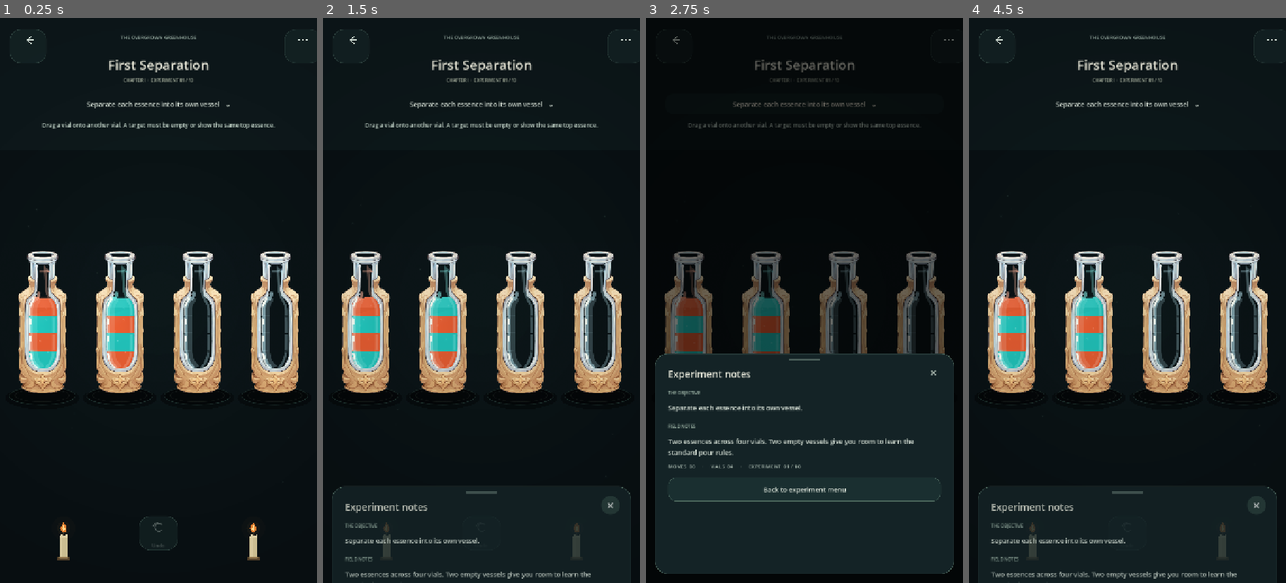
Above: before the commit, frames 1-4 (left to right).
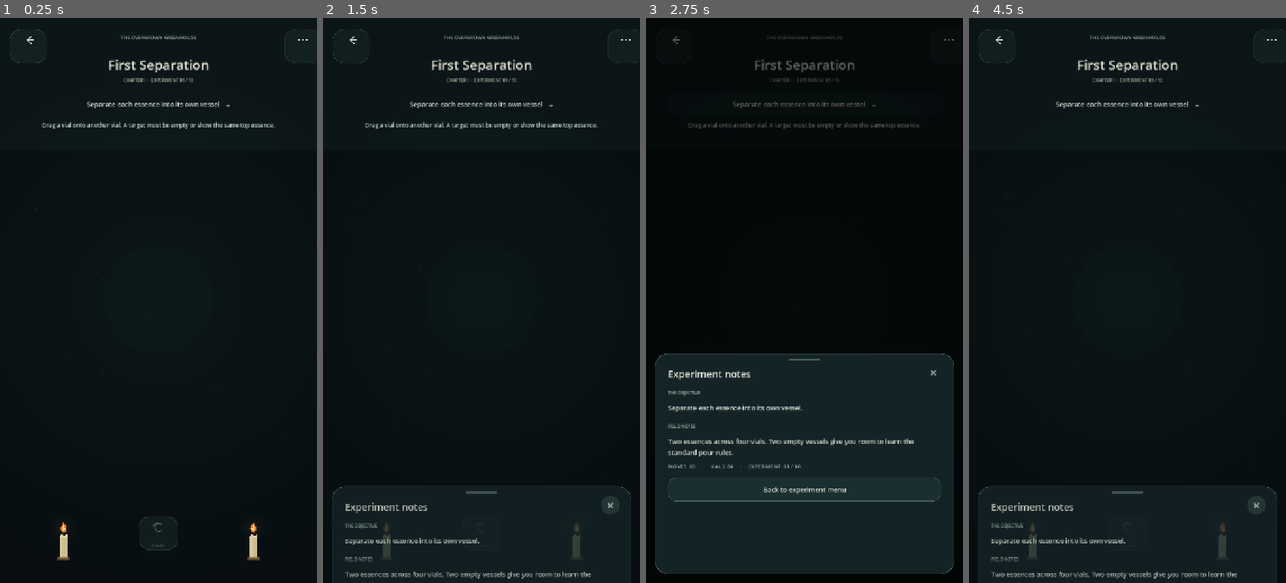
Above: after the commit, the same moments.

Repository: Kryodo/spell-sort-game
Game: Godot game, scene res://scenes/dark_sorting_slots_prototype.tscn
Same seed, same stepped clock (60 frames per second), same inputs: the game is played once before the commit and once after it. This scene is started directly instead of the project's main scene.
Inputs:
- Up to frame 1 (0.25 s): no input
- Up to frame 2 (1.5 s): click "Separate each essence into it…" at 0.5 s; click "×" at 1.25 s
- Up to frame 3 (2.75 s): click "Separate each essence into it…" at 2 s
- Up to frame 4 (4.5 s): click "×" at 2.75 s; click "Separate each essence into it…" at 3.5 s; click "×" at 4.25 s

The runs differ from the first frame. In frame 1, 11% of the frame differs, in the area x 2-98%, y 41-69%; in frame 2, 11%; in frame 3, 6.9%; in frame 4, 11%.
Error after the commit: Parse Error: The function signature doesn't match the parent. Parent signature is "_draw_liquid_band(Rect2, float, float, Color, bool, bool) -> void". (res://s…

Commit message:
Add gently waving essence layer boundaries

Diff:
--- a/scripts/asset_fantasy_alchemy_bottle.gd
+++ b/scripts/asset_fantasy_alchemy_bottle.gd
@@ -580,7 +580,8 @@
 			bottom_ratio,
 			liquid_color,
 			layer_index == visible_layers - 1,
-			layer_index == 0
+			layer_index == 0,
+			layer_index
 		)
 
 	_draw_window_bubbles(rect, visible_layers)
@@ -592,7 +593,8 @@
 	bottom_ratio: float,
 	liquid_color: Color,
 	is_surface: bool,
-	is_bottom: bool
+	is_bottom: bool,
+	layer_index: int
 ) -> void:
 	var bottom_y: float = rect.position.y + rect.size.y * bottom_ratio
 	if not is_bottom:
@@ -601,25 +603,40 @@
 	if bottom_y - top_y <= 1.2:
 		return
 
-	# A deeper buffer lets the meniscus move naturally without being clipped
-	# against the static body when the vial tilts or sloshes during pickup.
+	# Keep the moving top meniscus on its existing, stable body buffer.
+	# Internal colour interfaces use their own shared, gently rolling curves.
 	var body_top_y: float = top_y + SURFACE_CAP_DEPTH if is_surface else top_y
 	body_top_y = minf(body_top_y, bottom_y - 1.0)
 
 	var body_top_edge := PackedVector2Array()
-	for sample_index in range(LIQUID_SURFACE_SAMPLES + 1):
-		var t: float = float(sample_index) / float(LIQUID_SURFACE_SAMPLES)
-		var body_ratio: float = clampf(
-			(body_top_y - rect.position.y) / rect.size.y,
-			_window_top_ratio,
-			_window_bottom_ratio
-		)
-		var bounds := _window_bounds_at(body_ratio)
-		var left_x: float = rect.position.x + rect.size.x * bounds.x + LIQUID_WALL_INSET
-		var right_x: float = rect.position.x + rect.size.x * bounds.y - LIQUID_WALL_INSET
-		body_top_edge.append(Vector2(lerpf(left_x, right_x, t), body_top_y))
-
-	if body_top_edge.size() < 2:
+	if is_surface:
+		for sample_index in range(LIQUID_SURFACE_SAMPLES + 1):
+			var t: float = float(sample_index) / float(LIQUID_SURFACE_SAMPLES)
+			var bounds := _window_bounds_at(clampf(
+				(body_top_y - rect.position.y) / rect.size.y,
+				_window_top_ratio,
+				_window_bottom_ratio
+			))
+			var left_x: float = rect.position.x + rect.size.x * bounds.x + LIQUID_WALL_INSET
+			var right_x: float = rect.position.x + rect.size.x * bounds.y - LIQUID_WALL_INSET
+			body_top_edge.append(Vector2(lerpf(left_x, right_x, t), body_top_y))
+	else:
+		body_top_edge = _build_layer_boundary_edge(rect, top_ratio, layer_index + 1)
+
+	var body_bottom_edge := PackedVector2Array()
+	if is_bottom:
+		var bottom_bounds := _window_bounds_at(bottom_ratio)
+		var bottom_left_x: float = rect.position.x + rect.size.x * bottom_bounds.x + LIQUID_WALL_INSET
+		var bottom_right_x: float = rect.position.x + rect.size.x * bottom_bounds.y - LIQUID_WALL_INSET
+		for sample_index in range(LIQUID_SURFACE_SAMPLES + 1):
+			var t: float = float(sample_index) / float(LIQUID_SURFACE_SAMPLES)
+			body_bottom_edge.append(Vector2(lerpf(bottom_left_x, bottom_right_x, t), bottom_y))
+	else:
+		# The upper band overlaps the lower band by 0.8 px, matching the old
+		# seam protection while using exactly the same boundary wave.
+		body_bottom_edge = _build_layer_boundary_edge(rect, bottom_ratio, layer_index, 0.8)
+
+	if body_top_edge.size() < 2 or body_bottom_edge.size() < 2:
 		return
 
 	var wave_edge := PackedVector2Array()
@@ -641,16 +658,17 @@
 			var base_point: Vector2 = body_top_edge[sample_index]
 			wave_edge.append(Vector2(base_point.x, wave_y))
 
+	# Build one closed liquid body from two curved horizontal interfaces and
+	# softly profiled glass walls. Adjacent bands share the same boundary wave.
 	var polygon := body_top_edge.duplicate()
 	var right_top_y: float = body_top_edge[-1].y
+	var right_bottom_y: float = body_bottom_edge[-1].y
+	var left_bottom_y: float = body_bottom_edge[0].y
 	var left_top_y: float = body_top_edge[0].y
-	var bottom_bounds := _window_bounds_at(bottom_ratio)
-	var bottom_left_x: float = rect.position.x + rect.size.x * bottom_bounds.x + LIQUID_WALL_INSET
-	var bottom_right_x: float = rect.position.x + rect.size.x * bottom_bounds.y - LIQUID_WALL_INSET
 
 	for side_index in range(1, LIQUID_SIDE_SAMPLES + 1):
 		var t: float = float(side_index) / float(LIQUID_SIDE_SAMPLES)
-		var y: float = lerpf(right_top_y, bottom_y, t)
+		var y: float = lerpf(right_top_y, right_bottom_y, t)
 		var bounds := _window_bounds_at(clampf(
 			(y - rect.position.y) / rect.size.y,
 			_window_top_ratio,
@@ -661,10 +679,12 @@
 			y
 		))
 
-	polygon.append(Vector2(bottom_left_x, bottom_y))
+	for edge_index in range(body_bottom_edge.size() - 2, -1, -1):
+		polygon.append(body_bottom_edge[edge_index])
+
 	for side_index in range(1, LIQUID_SIDE_SAMPLES):
 		var t: float = float(side_index) / float(LIQUID_SIDE_SAMPLES)
-		var y: float = lerpf(bottom_y, left_top_y, t)
+		var y: float = lerpf(left_bottom_y, left_top_y, t)
 		var bounds := _window_bounds_at(clampf(
 			(y - rect.position.y) / rect.size.y,
 			_window_top_ratio,
@@ -680,22 +700,23 @@
 	var bottom_color: Color = fill_color.darkened(0.045)
 	var center_color: Color = fill_color.lightened(0.18)
 
-	# The liquid body retains its stable horizontal centre/edge gradient.
+	# Retain the existing stable centre/edge gradient across every curved strip.
 	var vertex_colors := PackedColorArray()
 	for sample_index in range(LIQUID_SURFACE_SAMPLES + 1):
 		var t: float = float(sample_index) / float(LIQUID_SURFACE_SAMPLES)
-		var center_weight: float = pow(maxf(0.0, sin(PI * t)), 0.85) * 0.42
-		vertex_colors.append(edge_color.lerp(center_color, center_weight))
+		vertex_colors.append(_surface_gradient_colour(t, edge_color, center_color))
 	for _side_index in range(LIQUID_SIDE_SAMPLES):
 		vertex_colors.append(edge_color)
-	vertex_colors.append(bottom_color)
+	for edge_index in range(body_bottom_edge.size() - 2, -1, -1):
+		var t: float = float(edge_index) / float(LIQUID_SURFACE_SAMPLES)
+		var center_weight: float = pow(maxf(0.0, sin(PI * t)), 0.85) * 0.24
+		vertex_colors.append(bottom_color.lerp(edge_color, center_weight))
 	for _side_index in range(1, LIQUID_SIDE_SAMPLES):
 		vertex_colors.append(edge_color)
 	draw_polygon(polygon, vertex_colors)
 
-	# Draw the moving surface as a strip of small triangles instead of one large
-	# concave polygon. Degenerate triangles are skipped, so Godot's triangulator
-	# never receives the self-touching/zero-area cap that caused the runtime error.
+	# Draw the moving top surface as a safe strip of small triangles.
+	# The internal colour boundaries above remain independent of this cap.
 	if is_surface and wave_edge.size() == body_top_edge.size():
 		for sample_index in range(LIQUID_SURFACE_SAMPLES):
 			var t0: float = float(sample_index) / float(LIQUID_SURFACE_SAMPLES)
@@ -719,6 +740,47 @@
 		var surface_color: Color = fill_color.lightened(0.34)
 		surface_color.a = 0.12 + _surface_activity * 0.05 + absf(_slosh) * 0.025
 		draw_polyline(wave_edge, surface_color, 1.1, true)
+
+
+func _build_layer_boundary_edge(
+	rect: Rect2,
+	boundary_ratio: float,
+	boundary_index: int,
+	overlap_y: float = 0.0
+) -> PackedVector2Array:
+	var edge := PackedVector2Array()
+	var base_y: float = rect.position.y + rect.size.y * boundary_ratio
+	var bounds := _window_bounds_at(boundary_ratio)
+	var left_x: float = rect.position.x + rect.size.x * bounds.x + LIQUID_WALL_INSET
+	var right_x: float = rect.position.x + rect.size.x * bounds.y - LIQUID_WALL_INSET
+
+	for sample_index in range(LIQUID_SURFACE_SAMPLES + 1):
+		var t: float = float(sample_index) / float(LIQUID_SURFACE_SAMPLES)
+		var normalized_x: float = t * 2.0 - 1.0
+		var wave_y: float = _get_layer_boundary_wave_offset(normalized_x, boundary_index)
+		edge.append(Vector2(
+			lerpf(left_x, right_x, t),
+			base_y + wave_y + overlap_y
+		))
+	return edge
+
+
+func _get_layer_boundary_wave_offset(normalized_x: float, boundary_index: int) -> float:
+	# Scale the wave down when the layer above the boundary is only a thin pour.
+	var upper_layer_amount: float = clampf(_liquid_level - float(boundary_index), 0.0, 1.0)
+	var fill_blend: float = smoothstep(0.08, 0.68, upper_layer_amount)
+	var amplitude: float = 2.30 + _surface_activity * 1.10 + absf(_slosh) * 0.85
+	amplitude *= fill_blend
+
+	# Each interface has its own phase, but both adjacent colours sample the
+	# exact same curve so the boundary stays sealed as it rolls.
+	var boundary_phase: float = _surface_wave_phase * 0.72 + float(boundary_index) * 1.17
+	var primary_wave: float = sin(boundary_phase + normalized_x * 3.35) * 0.72
+	var secondary_wave: float = sin(boundary_phase * 1.31 - normalized_x * 5.65) * 0.28
+	var edge_envelope: float = sin((normalized_x + 1.0) * PI * 0.5)
+	edge_envelope = pow(maxf(0.0, edge_envelope), 0.48)
+	var slosh_bias: float = clampf(_slosh * normalized_x * 1.8, -1.8, 1.8)
+	return (primary_wave + secondary_wave) * amplitude * edge_envelope + slosh_bias * 0.22
 
 
 func _surface_gradient_colour(normalized_x: float, edge_color: Color, center_color: Color) -> Color:
